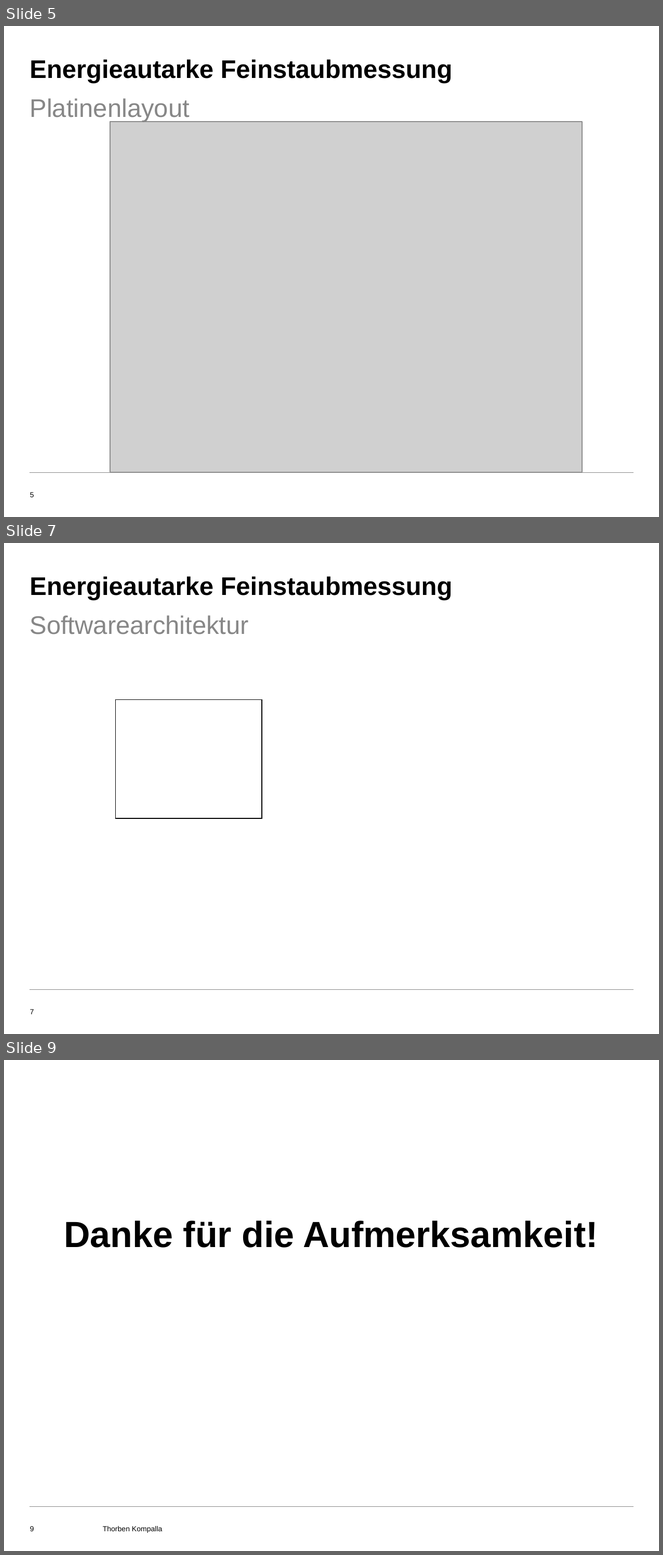
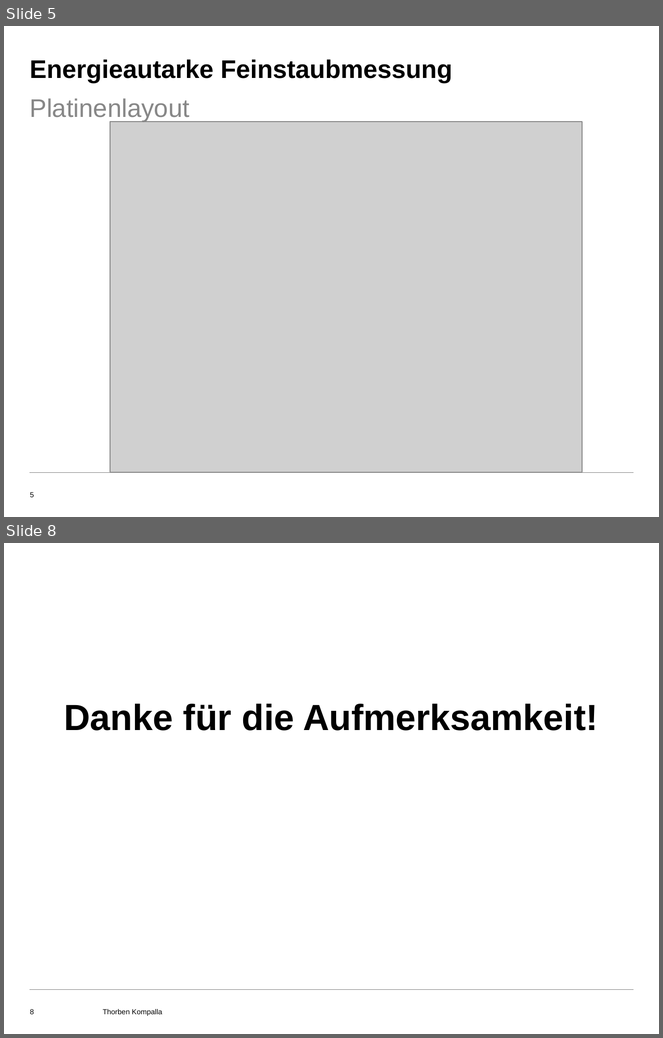
Before and after one commit to AdavVegab/LoRaWAN_embeddedSystems, a slide deck: Präsi/Präsentation_10_12_2019.pptx. Shown one above the other, each under a label of ours: slides 5, 7 and 9 before the commit, slides 5 and 8 after it; the slides between them are not shown. The pictures are 663x1555 and 663x1038 pixels, drawn with LibreOffice and Linux fonts; fonts in the diff are those of the drawing; grey boxes stand for pictures; background and template pictures are left out. Boxes give left, top, right and bottom in pixels: in the first picture for what was removed or moved away, otherwise in the second. Text is boxed around its words. In the diff, an @@ line names an element or a change of style, - is before the commit and + after.

```diff
--- a/Präsi/Präsentation_10_12_2019.pptx
+++ b/Präsi/Präsentation_10_12_2019.pptx
@@ slide 7 removed at [4,543,659,1034], background #FFFFFF; not listed: 2 template elements that a slide beside it also shows @@
@@ title removed at [29,576,453,600] @@
-Energieautarke Feinstaubmessung
@@ text removed at [29,615,249,635] @@
-Softwarearchitektur
@@ rectangle removed at [115,700,261,818] @@
@@ what was slide 9 is now slide 8 @@
```
Also in this commit, not shown: 3 slides changed.
